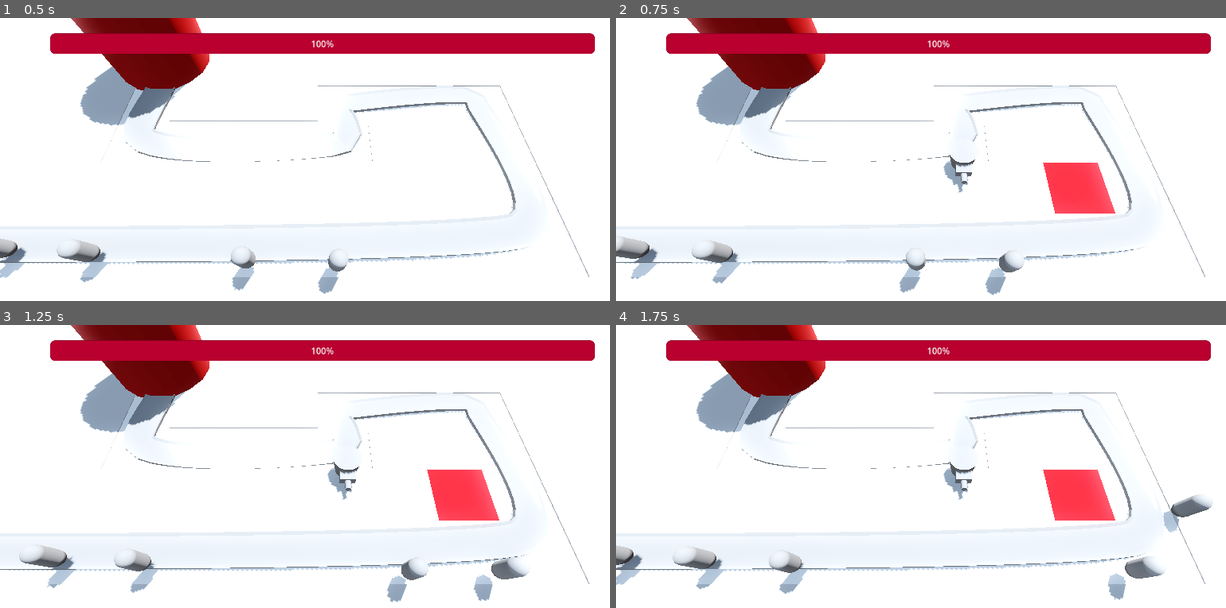
Above: before the commit, frames 1-4 (two rows, left to right).
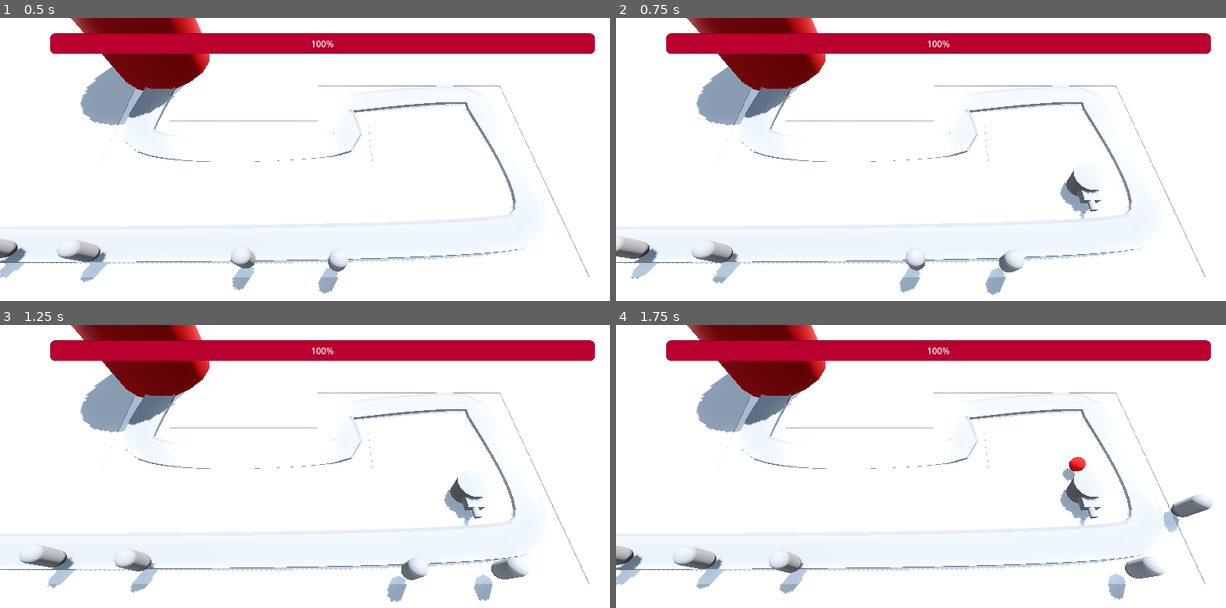
Above: after the commit, the same moments.

Repository: vishal-ahirwar/Barbarian
Game: Godot game, scene res://Level/base_level.tscn
Two runs of this game, one before a commit and one after it. Both use one fixed random seed, a clock stepped at 60 frames per second and the inputs below.
Inputs (mouse positions are in pixels of both pictures, inside the frame that each line leads up to):
- Up to frame 1 (0.5 s): no input
- Up to frame 2 (0.75 s): move the mouse to (1073, 179) at 0.52 s; right-click (1073, 179) at 0.6 s
- Up to frame 3 (1.25 s): no input
- Up to frame 4 (1.75 s): move the mouse to (805, 520) at 1.27 s; right-click (805, 520) at 1.35 s

Frame 1 is identical in both runs. In frame 2, 2.0% of the frame differs, in the area x 53-82%, y 43-71%; in frame 3, 2.0%; in frame 4, 2.1%.

Commit message:
turret addded

Diff:
--- a/Level/base_level.tscn
+++ b/Level/base_level.tscn
@@ -1,10 +1,11 @@
-[gd_scene load_steps=11 format=3 uid="uid://dr71a0ik32wkp"]
+[gd_scene load_steps=12 format=3 uid="uid://dr71a0ik32wkp"]
 
 [ext_resource type="MeshLibrary" uid="uid://dp0ge5bd7y3dx" path="res://MeshLibraries/SpaceLibrary.tres" id="1_ll40j"]
 [ext_resource type="PackedScene" uid="uid://k0a5gmanham" path="res://RayPickerCamera/ray_picker_camera.tscn" id="1_uccgb"]
 [ext_resource type="PackedScene" uid="uid://xlkildleovy8" path="res://Enemy/enemy.tscn" id="2_8627j"]
 [ext_resource type="PackedScene" uid="uid://cnu4qnkg01dod" path="res://Turret/turret.tscn" id="2_rk44v"]
 [ext_resource type="PackedScene" uid="uid://dx8541f42ytp1" path="res://Base/base.tscn" id="3_j0stv"]
+[ext_resource type="Script" path="res://Turret/turret_manager.gd" id="6_6yg0c"]
 
 [sub_resource type="ProceduralSkyMaterial" id="ProceduralSkyMaterial_gktjw"]
 sky_horizon_color = Color(0.64625, 0.65575, 0.67075, 1)
@@ -42,9 +43,9 @@
 size = Vector3(100, 2, 100)
 material = SubResource("StandardMaterial3D_sblb1")
 
-[node name="RayPickerCamera" parent="." node_paths=PackedStringArray("grid_map") instance=ExtResource("1_uccgb")]
+[node name="RayPickerCamera" parent="." node_paths=PackedStringArray("grid_map", "turret_manager") instance=ExtResource("1_uccgb")]
 grid_map = NodePath("../GridMap2")
-turret = ExtResource("2_rk44v")
+turret_manager = NodePath("../TurretManager")
 
 [node name="GridMap2" type="GridMap" parent="."]
 mesh_library = ExtResource("1_ll40j")
@@ -128,3 +129,8 @@
 progress = 25.0
 
 [node name="Base" parent="." instance=ExtResource("3_j0stv")]
+
+[node name="TurretManager" type="Node3D" parent="." node_paths=PackedStringArray("enemy_path")]
+script = ExtResource("6_6yg0c")
+turret = ExtResource("2_rk44v")
+enemy_path = NodePath("../Path3D")
--- a/RayPickerCamera/ray_picker_camera.gd
+++ b/RayPickerCamera/ray_picker_camera.gd
@@ -2,7 +2,8 @@
 @onready var ray_cast_3d: RayCast3D = $RayCast3D
 @export var raycast_range:float=100
 @export var grid_map:GridMap
-@export var turret:PackedScene
+@export var turret_manager:Node3D
+
 # Called when the node enters the scene tree for the first time.
 func _ready() -> void:
 	pass # Replace with function body.
@@ -21,15 +22,10 @@
 				if grid_map.get_cell_item(cell)==0:
 					Input.set_default_cursor_shape(Input.CURSOR_POINTING_HAND)
 					if Input.is_action_just_pressed("add_base"):
-						grid_map.set_cell_item(cell,1)
-						spawnTurret(cell)
+						#grid_map.set_cell_item(cell,1)
+						var spawn_location:Vector3=grid_map.map_to_local(cell)
+						turret_manager.spawnTurret(spawn_location)
 
 
 		else:
 				Input.set_default_cursor_shape(Input.CURSOR_ARROW)
-
-
-func spawnTurret(spawn_position:Vector3):
-	var new_turret:Node3D=turret.instantiate()
-	new_turret.position=spawn_position
-	grid_map.add_child(new_turret)
--- /dev/null
+++ b/Turret/projectile.gd
@@ -0,0 +1,10 @@
+extends Area3D
+
+var direction:=Vector3.FORWARD
+@export var speed:=30.0
+
+func _physics_process(delta: float) -> void:
+	position+=direction*speed*delta
+
+func destroyProjectile() -> void:
+	queue_free()
--- /dev/null
+++ b/Turret/projectile.tscn
@@ -0,0 +1,27 @@
+[gd_scene load_steps=5 format=3 uid="uid://5q78mj6x0yht"]
+
+[ext_resource type="Script" path="res://Turret/projectile.gd" id="1_e0mxm"]
+
+[sub_resource type="SphereMesh" id="SphereMesh_5t2gg"]
+
+[sub_resource type="StandardMaterial3D" id="StandardMaterial3D_idxo6"]
+albedo_color = Color(1, 0, 0, 1)
+
+[sub_resource type="SphereShape3D" id="SphereShape3D_cfn6l"]
+
+[node name="Projectile" type="Area3D"]
+top_level = true
+script = ExtResource("1_e0mxm")
+
+[node name="MeshInstance3D" type="MeshInstance3D" parent="."]
+mesh = SubResource("SphereMesh_5t2gg")
+surface_material_override/0 = SubResource("StandardMaterial3D_idxo6")
+
+[node name="CollisionShape3D" type="CollisionShape3D" parent="."]
+shape = SubResource("SphereShape3D_cfn6l")
+
+[node name="FreeTimer" type="Timer" parent="."]
+wait_time = 2.0
+autostart = true
+
+[connection signal="timeout" from="FreeTimer" to="." method="destroyProjectile"]
--- a/Turret/turret.gd
+++ b/Turret/turret.gd
@@ -1,11 +1,15 @@
 extends Node3D
+@export var projectile:PackedScene
+@onready var fire_timer: Timer = $FireTimer
+@onready var barrel: MeshInstance3D = $Base/Visor/Barrel
+var enemy_path:Path3D
 
 
-# Called when the node enters the scene tree for the first time.
 func _ready() -> void:
-	pass # Replace with function body.
+	fire_timer.timeout.connect(spawnProjectile)
 
 
-# Called every frame. 'delta' is the elapsed time since the previous frame.
-func _process(delta: float) -> void:
-	pass
+func spawnProjectile():
+	var shot=projectile.instantiate()
+	add_child(shot)
+	shot.global_position=barrel.global_position
--- a/Turret/turret.tscn
+++ b/Turret/turret.tscn
@@ -1,6 +1,7 @@
-[gd_scene load_steps=5 format=3 uid="uid://cnu4qnkg01dod"]
+[gd_scene load_steps=6 format=3 uid="uid://cnu4qnkg01dod"]
 
 [ext_resource type="Script" path="res://Turret/turret.gd" id="1_0b5ws"]
+[ext_resource type="PackedScene" uid="uid://5q78mj6x0yht" path="res://Turret/projectile.tscn" id="2_ibkka"]
 
 [sub_resource type="CylinderMesh" id="CylinderMesh_28071"]
 top_radius = 1.0
@@ -16,6 +17,7 @@
 
 [node name="Turret" type="Node3D"]
 script = ExtResource("1_0b5ws")
+projectile = ExtResource("2_ibkka")
 
 [node name="Base" type="MeshInstance3D" parent="."]
 mesh = SubResource("CylinderMesh_28071")
@@ -27,3 +29,6 @@
 [node name="Barrel" type="MeshInstance3D" parent="Base/Visor"]
 transform = Transform3D(1, 0, 0, 0, -4.37114e-08, -1, 0, 1, -4.37114e-08, 0, 0, 0.57453)
 mesh = SubResource("CylinderMesh_221fd")
+
+[node name="FireTimer" type="Timer" parent="."]
+autostart = true
--- /dev/null
+++ b/Turret/turret_manager.gd
@@ -0,0 +1,10 @@
+extends Node3D
+
+@export var turret:PackedScene
+@export var enemy_path:Path3D
+
+func spawnTurret(spawn_position:Vector3)->void:
+	var new_turret:Node3D=turret.instantiate()
+	new_turret.position=spawn_position
+	add_child(new_turret)
+	new_turret.enemy_path=enemy_path
--- a/icon.svg
+++ /dev/null
@@ -1 +0,0 @@
-<svg xmlns="http://www.w3.org/2000/svg" width="128" height="128"><rect width="124" height="124" x="2" y="2" fill="#363d52" stroke="#212532" stroke-width="4" rx="14"/><g fill="#fff" transform="translate(12.322 12.322)scale(.101)"><path d="M105 673v33q407 354 814 0v-33z"/><path fill="#478cbf" d="m105 673 152 14q12 1 15 14l4 67 132 10 8-61q2-11 15-15h162q13 4 15 15l8 61 132-10 4-67q3-13 15-14l152-14V427q30-39 56-81-35-59-83-108-43 20-82 47-40-37-88-64 7-51 8-102-59-28-123-42-26 43-46 89-49-7-98 0-20-46-46-89-64 14-123 42 1 51 8 102-48 27-88 64-39-27-82-47-48 49-83 108 26 42 56 81zm0 33v39c0 276 813 276 814 0v-39l-134 12-5 69q-2 10-14 13l-162 11q-12 0-16-11l-10-65H446l-10 65q-4 11-16 11l-162-11q-12-3-14-13l-5-69z"/><path d="M483 600c0 34 58 34 58 0v-86c0-34-58-34-58 0z"/><circle cx="725" cy="526" r="90"/><circle cx="299" cy="526" r="90"/></g><g fill="#414042" transform="translate(12.322 12.322)scale(.101)"><circle cx="307" cy="532" r="60"/><circle cx="717" cy="532" r="60"/></g></svg>
--- a/project.godot
+++ b/project.godot
@@ -13,7 +13,10 @@
 config/name="Barbarian"
 run/main_scene="res://Level/base_level.tscn"
 config/features=PackedStringArray("4.3", "Forward Plus")
+boot_splash/bg_color=Color(0, 0, 0, 1)
+boot_splash/image="res://_61730bcc-94b7-45ae-ad92-66b52216761b.png"
 config/icon="res://icon.svg"
+boot_splash/minimum_display_time=1000
 
 [display]
 
Not shown: 4 places in MeshLibraries/SpaceLibrary.tres that only renumber resources
Binary file added: _61730bcc-94b7-45ae-ad92-66b52216761b.png
Not shown, changed: _61730bcc-94b7-45ae-ad92-66b52216761b.png.import
Not shown, changed: export_presets.cfg
